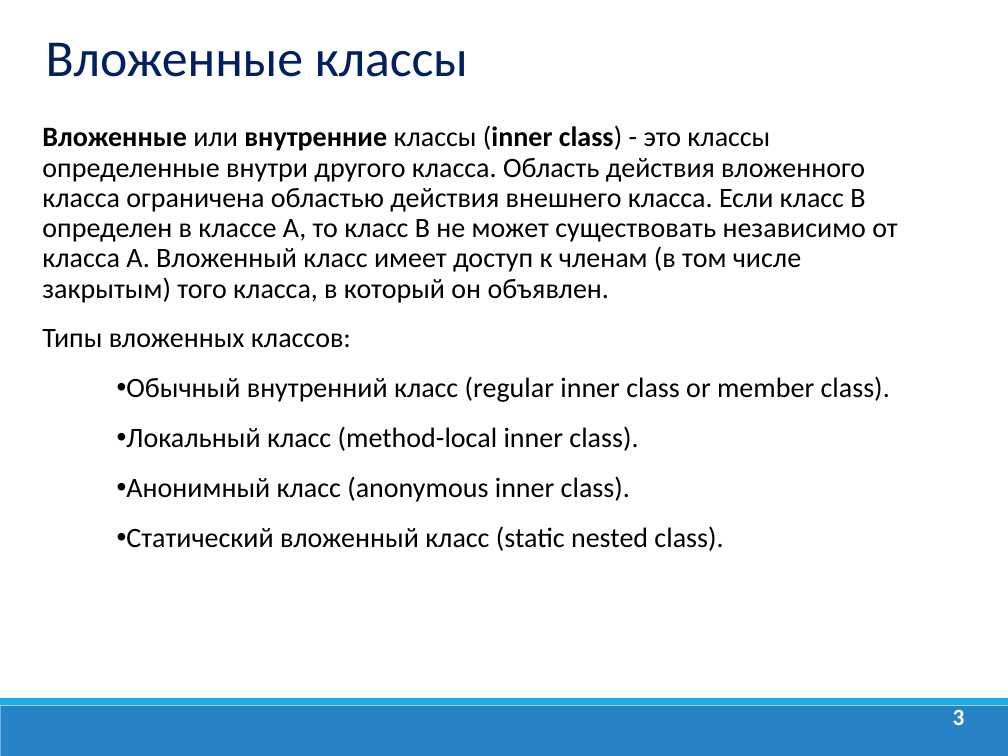
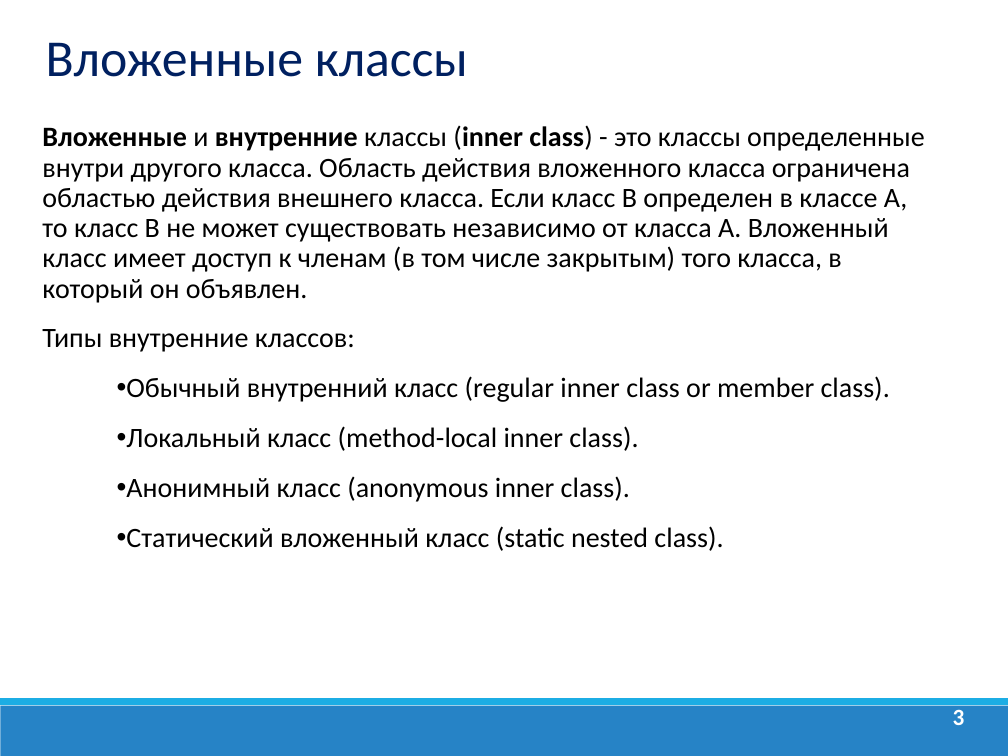
Before and after one commit to dmitry-academy/academy, a slide deck: slide 3 of resources/presentations/Java Lection 10. Внутренние классы. Аннотации.ppt. Drawn at 1008x756 pixels with LibreOffice and Linux fonts; fonts in the diff are those of the drawing; background and template pictures are left out. Boxes give left, top, right and bottom in pixels: in the first picture for what was removed or moved away, otherwise in the second. Text is boxed around its words. In the diff, an @@ line names an element or a change of style, - is before the commit and + after.

```diff
--- a/resources/presentations/Java Lection 10. Внутренние классы. Аннотации.ppt
+++ b/resources/presentations/Java Lection 10. Внутренние классы. Аннотации.ppt
@@ text at (42, 125, 924, 352): text changed @@
-Вложенные или внутренние классы (inner class) - это классы определенные внутри другого класса. Область действия вложенного класса ограничена областью действия внешнего класса. Если класс В определен в классе А, то класс B не может существовать независимо от класса А. Вложенный класс имеет доступ к членам (в том числе закрытым) того класса, в который он объявлен.
-Типы вложенных классов:
+Вложенные и внутренние классы (inner class) - это классы определенные внутри другого класса. Область действия вложенного класса ограничена областью действия внешнего класса. Если класс В определен в классе А, то класс B не может существовать независимо от класса А. Вложенный класс имеет доступ к членам (в том числе закрытым) того класса, в который он объявлен.
+Типы внутренние классов:
```
Also in this commit, not shown: 38 other files.
